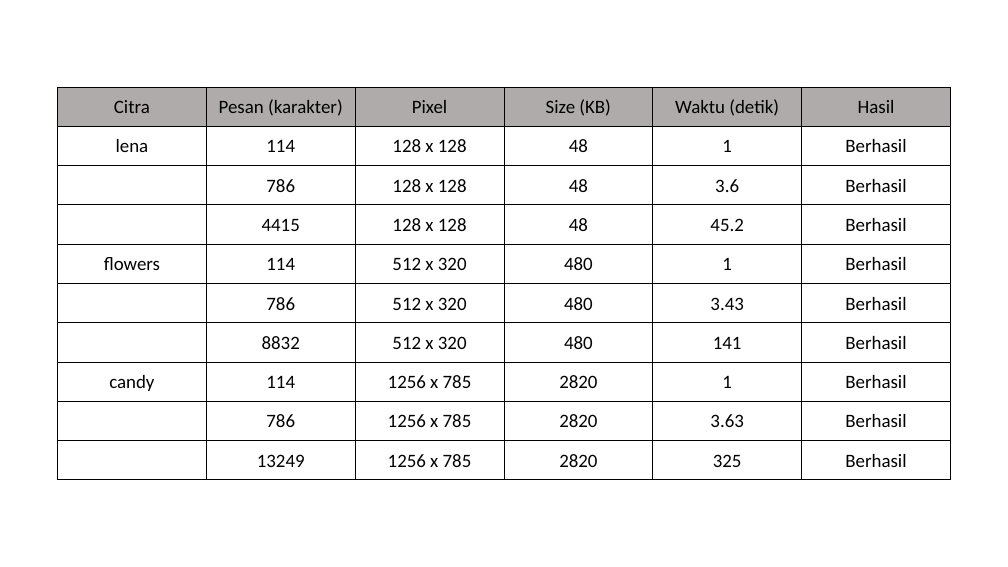
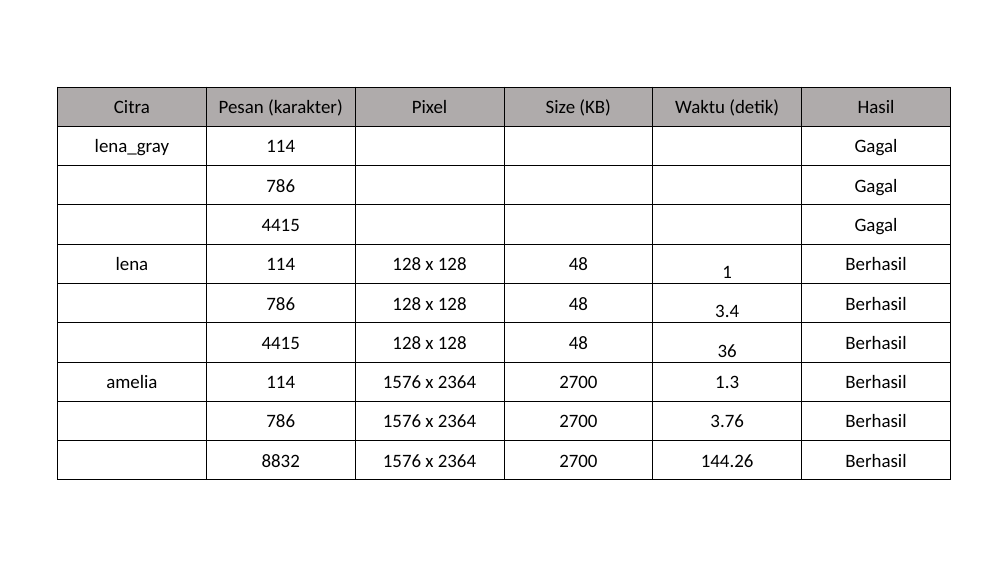
Before and after one commit to ameliapriliani23/Skripsweet, a slide deck: slide 2 of Ms. Office/tabel_hasil.pptx. Drawn at 1008x567 pixels with LibreOffice and Linux fonts; fonts in the diff are those of the drawing. Boxes give left, top, right and bottom in pixels: in the first picture for what was removed or moved away, otherwise in the second. Text is boxed around its words. In the diff, an @@ line names an element or a change of style, - is before the commit and + after.

```diff
--- a/Ms. Office/tabel_hasil.pptx
+++ b/Ms. Office/tabel_hasil.pptx
@@ table at box(57, 87, 951, 480) @@
+row 2: lena_gray | 114 |  |  |  | Gagal
+row 3:  | 786 |  |  |  | Gagal
+row 4:  | 4415 |  |  |  | Gagal
-row 3:  | 786 | 128 x 128 | 48 | 3.6 | Berhasil
-row 4:  | 4415 | 128 x 128 | 48 | 45.2 | Berhasil
-row 5: flowers | 114 | 512 x 320 | 480 | 1 | Berhasil
-row 6:  | 786 | 512 x 320 | 480 | 3.43 | Berhasil
-row 7:  | 8832 | 512 x 320 | 480 | 141 | Berhasil
-row 8: candy | 114 | 1256 x 785 | 2820 | 1 | Berhasil
-row 9:  | 786 | 1256 x 785 | 2820 | 3.63 | Berhasil
-row 10:  | 13249 | 1256 x 785 | 2820 | 325 | Berhasil
+row 6:  | 786 | 128 x 128 | 48 | 3.4 | Berhasil
+row 7:  | 4415 | 128 x 128 | 48 | 36 | Berhasil
+row 8: amelia | 114 | 1576 x 2364 | 2700 | 1.3 | Berhasil
+row 9:  | 786 | 1576 x 2364 | 2700 | 3.76 | Berhasil
+row 10:  | 8832 | 1576 x 2364 | 2700 | 144.26 | Berhasil
```
Also in this commit, not shown: 2 other slides changed, 1 slide added, 2 slides removed, 33 other files.
